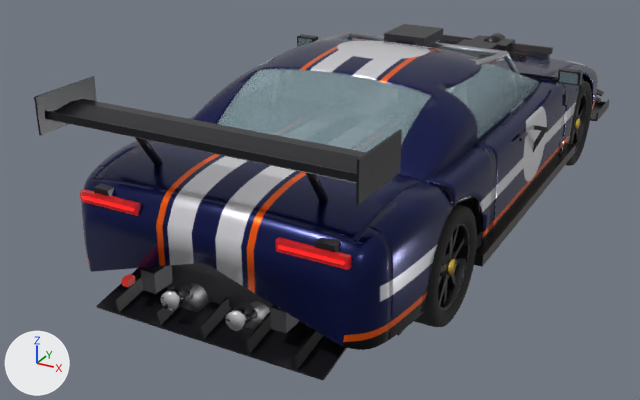
The Blender file exports/sedan.blend, before and after one commit.
The view is the same before and after, from a camera (50 mm lens) standing at (2.37, -5.47, 2.61) and looking at (-0.36, -0.49, 0.12). Every picture has the same lights, and +X, +Y and +Z are marked at lower left. The picture after the commit comes second.

Names of what the first picture shows: 'Body_Rear', 'Body_Sides', 'Bumper_R', 'Diffuser', 'Door_FR', 'Exhaust', 'Radiator', 'RearWing', 'Rear_Glass', 'Roof_Pillars', 'Tire_RR', 'Trunk', 'Window_FR' and 30 more.
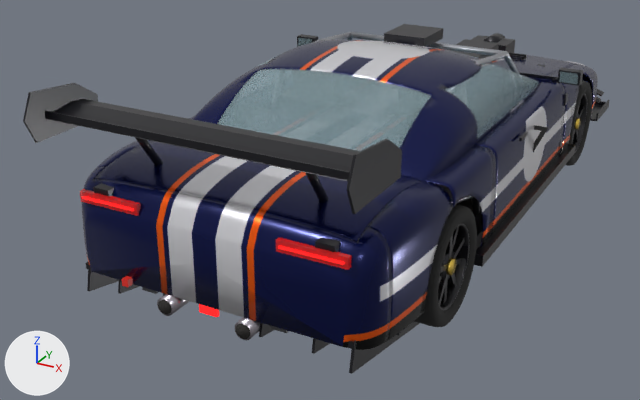
Where the change shows, as pixel boxes (x1, y1, x2, y2) in the pictures (640 x 400 px; the box of a moved part takes in the faces that stretch with it):
'RearWing', reshaped
    before: (34, 76, 402, 205)
    after: (23, 83, 402, 214)
'Diffuser', reshaped
    before: (96, 268, 347, 381)
    after: (85, 262, 420, 374)
'Exhaust', reshaped
    before: (161, 283, 270, 331)
    after: (157, 294, 260, 340)
'Radiator', moved, rescaled (not visible afterwards)
    before: (438, 35, 553, 58)
part 1 of me_bumper_r, moved or reshaped (not visible before)
    after: (93, 263, 342, 347)
part 2 of me_exhaust, added
    after: (157, 294, 189, 316)
part 3 of me_exhaust, added
    after: (158, 300, 172, 315)
part 4 of me_exhaust, added
    after: (235, 317, 260, 340)
part 5 of me_exhaust, added
    after: (236, 324, 250, 339)
part 6 of me_exhaust, deleted
    before: (244, 301, 270, 330)
part 7 of me_exhaust, deleted
    before: (180, 283, 211, 312)
part 8 of me_exhaust, deleted
    before: (225, 302, 256, 331)
part 9 of me_exhaust, deleted
    before: (161, 283, 190, 311)
part 10 of me_exhaust, moved or reshaped (not visible afterwards)
    before: (188, 287, 258, 318)
part 12 of me_rearwing, rebuilt (21% wider)
    before: (356, 129, 402, 205)
    after: (346, 139, 402, 214)
part 13 of me_rearwing, rebuilt (19% wider)
    before: (34, 76, 97, 135)
    after: (23, 83, 98, 143)
part 14 of me_diffuser, added
    after: (85, 262, 356, 349)
part 15 of me_diffuser, added
    after: (199, 304, 219, 317)
part 16 of me_diffuser, rebuilt (not visible afterwards)
    before: (96, 268, 347, 381)
part 17 of me_diffuser, deleted (black)
    before: (115, 276, 143, 312)
part 18 of me_diffuser, deleted (black)
    before: (294, 330, 324, 369)
part 19 of me_diffuser, deleted (black)
    before: (199, 297, 232, 339)
part 20 of me_diffuser, built on
    before: (156, 306, 271, 354)
    after: (87, 269, 420, 374)
'FuelCell', unchanged, covered by the edit
    before: (167, 265, 273, 309)

Edits to the bpy script that builds the scene:
```text
Change me_bumper_r:
    used by ob_bumper_r; parent = ob_body; location = (0.0, 0.0, 0.0)
    verts and faces of me_bumper_r; kept vertices keep their numbers, new ones are numbered from 1002
    remove me_bumper_r.from_pydata(...)  # 1002 vertices, 987 faces; spans x -0.92..0.92, y -2.33..-2.12, z 0.28..0.86
    add me_bumper_r.from_pydata(...)  # 1002 vertices, 988 faces; spans x -0.92..0.92, y -2.33..-2.12, z 0.28..0.86
    me_bumper_r part 1
    add delete_faces([(431, 862, 863, 432), (377, 432, 863, 808)])
    add faces += [(377, 432, 431), (808, 862, 863), (377, 431, 862, 808)]
Change me_exhaust:
    used by ob_exhaust; parent = ob_chassis; location = (0.0, 0.0, 0.0)
    remove me_exhaust.from_pydata(...)  # 248 vertices, 200 faces; spans x -0.28..0.28, y -2.39..1.01, z 0.15..0.37
    add me_exhaust.from_pydata(...)  # 344 vertices, 252 faces; spans x -0.33..0.33, y -2.38..1.01, z 0.15..0.44
    me_exhaust part 2: a new loose piece, a 20-sided cylinder along y spanning x -0.29..-0.19, y -2.37..-2.17, z 0.22..0.32, in mat_titanium (grey #b5afb8)
    me_exhaust part 3: a new loose piece, a 20-sided cylinder along y spanning x -0.281..-0.199, y -2.377..-2.365, z 0.229..0.311, in mat_soot (dark grey #302f2d)
    me_exhaust part 4: a new loose piece, a 20-sided cylinder along y spanning x 0.19..0.29, y -2.37..-2.17, z 0.22..0.32, in mat_titanium (grey #b5afb8)
    me_exhaust part 5: a new loose piece, a 20-sided cylinder along y spanning x 0.199..0.281, y -2.377..-2.365, z 0.229..0.311, in mat_soot (dark grey #302f2d)
    me_exhaust part 6: the loose piece of 40 vertices spanning x 0.12..0.28, y -2.23..-1.68, z 0.16..0.32 is deleted
    me_exhaust part 7: the loose piece of 40 vertices spanning x -0.28..-0.12, y -2.23..-1.68, z 0.16..0.32 is deleted
    me_exhaust part 8: the loose piece of 32 vertices spanning x 0.15..0.25, y -2.39..-2.27, z 0.27..0.37 is deleted
    me_exhaust part 9: the loose piece of 32 vertices spanning x -0.25..-0.15, y -2.39..-2.27, z 0.27..0.37 is deleted
    me_exhaust part 10: 42 vertices moved from x -0.23..0.23, y -2.31..-1.7, z 0.17..0.33 to x -0.27..0.27, y -2.11..-1.58, z 0.24..0.33
    other edits to the shape of me_exhaust do not show in these pictures
    remove me_exhaust.materials.append(mat_chrome)  # white #ededf1
    add me_exhaust.materials.append(mat_titanium)  # grey #b5afb8
    add me_exhaust.materials.append(mat_soot)  # dark grey #302f2d
Change me_radiator:
    used by ob_radiator; parent = ob_enginebay; location = (0.0, 0.0, 0.0)
    remove me_radiator.from_pydata(...)  # 24 vertices, 18 faces; spans x -0.52..0.52, y 1.97..2.03, z 0.245..0.765
    add me_radiator.from_pydata(...)  # 24 vertices, 18 faces; spans x -0.52..0.52, y 1.97..2.03, z 0.253..0.605
    me_radiator part 11: the whole mesh is scaled about its middle by (1, 1, 0.677), then moved by (0.0, 0.0, -0.076)
Change me_rearwing:
    used by ob_rearwing; parent = ob_trunk; location = (0.0, 0.0, 0.0)
    remove me_rearwing.from_pydata(...)  # 82 vertices, 96 faces; spans x -0.9..0.9, y -2.45..-1.98, z 0.85..1.32
    add me_rearwing.from_pydata(...)  # 94 vertices, 120 faces; spans x -0.9..0.9, y -2.54..-1.98, z 0.85..1.35
    me_rearwing part 12: the loose piece of 8 vertices spanning x 0.88..0.9, y -2.45..-2.03, z 1.12..1.32 is rebuilt with 14 vertices and now spans x 0.88..0.9, y -2.54..-2.02, z 1.09..1.35
    me_rearwing part 13: the loose piece of 8 vertices spanning x -0.9..-0.88, y -2.45..-2.03, z 1.12..1.32 is rebuilt with 14 vertices and now spans x -0.9..-0.88, y -2.54..-2.02, z 1.09..1.35
Change me_diffuser:
    used by ob_diffuser; parent = ob_bumper_r; location = (0.0, 0.0, 0.0)
    remove me_diffuser.from_pydata(...)  # 48 vertices, 36 faces; spans x -0.7..0.7, y -2.4..-1.84, z 0.142..0.338
    add me_diffuser.from_pydata(...)  # 72 vertices, 54 faces; spans x -0.82..0.82, y -2.328..-1.433, z 0.007..0.353
    me_diffuser part 14: a new loose piece, a box spanning x -0.82..0.82, y -2.315..-2.285, z 0.317..0.353, in mat_carbon (black #1d1d22)
    me_diffuser part 15: a new loose piece, a box spanning x -0.055..0.055, y -2.328..-2.308, z 0.27..0.32, in mat_ledred (red #ff0000, glowing red #ff2727)
    me_diffuser part 16: the loose piece of 8 vertices spanning x -0.7..0.7, y -2.392..-1.848, z 0.145..0.255 is rebuilt with 8 vertices and now spans x -0.82..0.82, y -2.311..-1.449, z 0.144..0.336
    me_diffuser part 17: the loose piece of 8 vertices spanning x -0.556..-0.544, y -2.4..-1.84, z 0.142..0.338 is deleted
    me_diffuser part 18: the loose piece of 8 vertices spanning x 0.544..0.556, y -2.4..-1.84, z 0.142..0.338 is deleted
    me_diffuser part 19: the loose piece of 8 vertices spanning x -0.006..0.006, y -2.4..-1.84, z 0.142..0.338 is deleted
    me_diffuser part 20: 16 vertices removed from x -0.281..0.281, y -2.4..-1.84, z 0.142..0.338; 48 vertices added at x -0.818..0.818, y -2.327..-1.433, z 0.007..0.353
    add me_diffuser.materials.append(mat_ledred)  # red #ff0000, glowing red #ff2727
```
